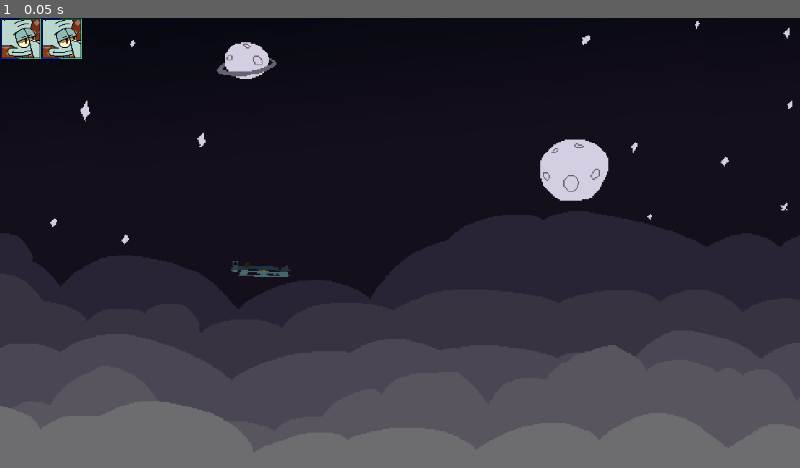
Above: before the commit, frame 1.
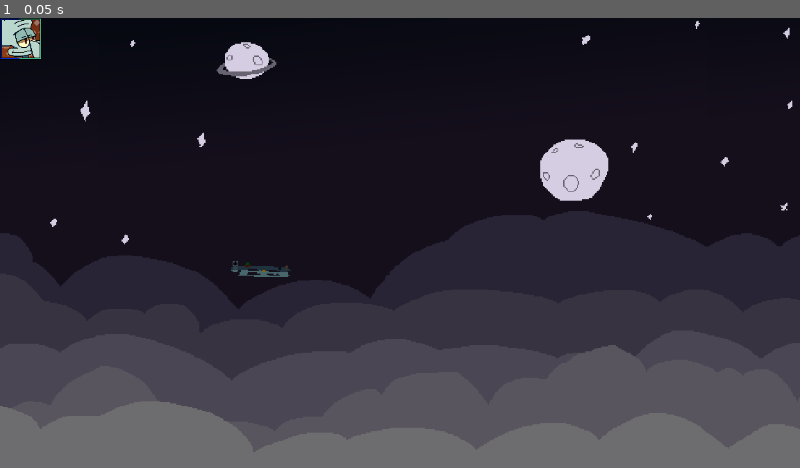
Above: after the commit, the same moment.

Repository: Seanski2/CBSOnline
Game: Godot game, scene res://src/scenes/character_selection.tscn
The game is run twice, just before and just after one commit, with the same random seed, the same clock (stepped at 60 frames per second) and the same inputs.
Inputs:
- Up to frame 1 (0.05 s): no input

The runs differ from the first frame. In frame 1, 0.4% of the frame differs, in the area x 5-11%, y 0-10%.

Commit message:
textbox theme added (uses font)

Diff:
--- /dev/null
+++ b/Assets/Themes/text_boxes.tres
@@ -0,0 +1,8 @@
+[gd_resource type="Theme" load_steps=2 format=3 uid="uid://cm6ff8iw874fv"]
+
+[ext_resource type="FontFile" uid="uid://cbpqxwhbf7d32" path="res://Assets/Sprites/Fonts/earthbound-dialogue.ttf" id="1_xyq8b"]
+
+[resource]
+default_font = ExtResource("1_xyq8b")
+default_font_size = 21
+/fonts/Font = ExtResource("1_xyq8b")
--- a/src/scenes/character_selection.tscn
+++ b/src/scenes/character_selection.tscn
@@ -1,6 +1,7 @@
-[gd_scene load_steps=3 format=3 uid="uid://dp6la2niiu8yj"]
+[gd_scene load_steps=4 format=3 uid="uid://dp6la2niiu8yj"]
 
 [ext_resource type="Texture2D" uid="uid://cfa4ucoyat7wy" path="res://Assets/Sprites/CSS/Squidward.png" id="1_f4oaq"]
+[ext_resource type="Theme" uid="uid://cm6ff8iw874fv" path="res://Assets/Themes/text_boxes.tres" id="2_0b06d"]
 [ext_resource type="Texture2D" uid="uid://dams5gwk6pwiq" path="res://Assets/Sprites/BGs/MozartDomain.png" id="2_ygryg"]
 
 [node name="character_selection" type="Control"]
@@ -31,9 +32,6 @@
 [node name="squidward" type="TextureButton" parent="GridContainer"]
 layout_mode = 2
 tooltip_text = "squidward"
+theme = ExtResource("2_0b06d")
 texture_normal = ExtResource("1_f4oaq")
-
-[node name="squidward2" type="TextureButton" parent="GridContainer"]
-layout_mode = 2
-tooltip_text = "squidward"
-texture_normal = ExtResource("1_f4oaq")
+metadata/CharacterID = &"zee"
--- /dev/null
+++ b/src/scripts/select_character.gd
@@ -0,0 +1,11 @@
+extends TextureButton
+
+
+# Called when the node enters the scene tree for the first time.
+func _ready():
+	pass # Replace with function body.
+
+
+# Called every frame. 'delta' is the elapsed time since the previous frame.
+func _process(delta):
+	pass
